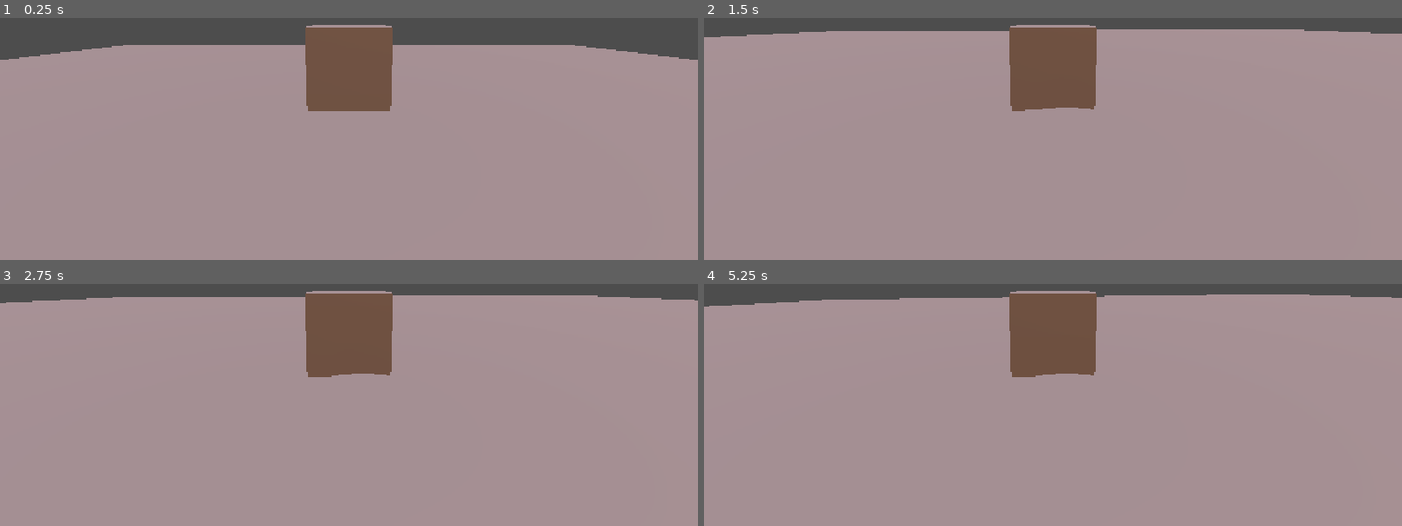
Above: before the commit, frames 1-4 (two rows, left to right).
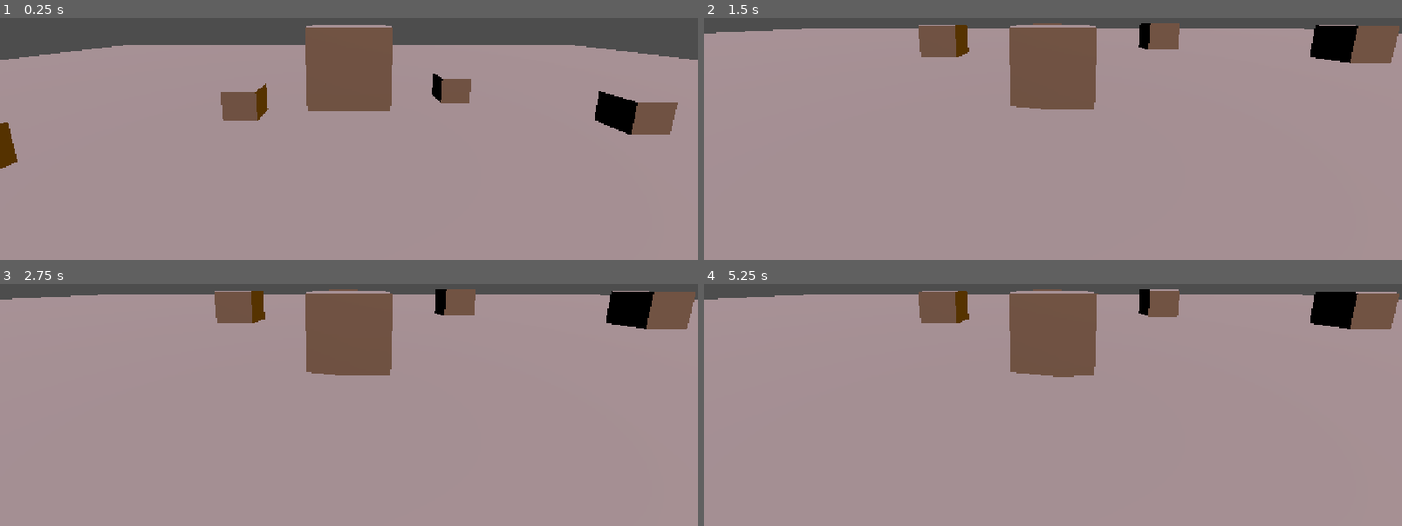
Above: after the commit, the same moments.

Repository: Sgedelta/orbscape
Game: Godot game, scene res://assets/random_bs_go/testing_deforming.tscn
Same seed, same stepped clock (60 frames per second), same inputs: the game is played once before the commit and once after it. The project has no main scene, so this scene is started directly.
Inputs (mouse positions are in pixels of both pictures, inside the frame that each line leads up to):
- Up to frame 1 (0.25 s): no input
- Up to frame 2 (1.5 s): move the mouse to (1206, 44) at 0.52 s; tap Mouse wheel down (backward) at 0.6 s; tap Enter at 1.25 s; move the mouse to (913, 83) at 1.27 s; tap Mouse wheel up (forward) at 1.35 s
- Up to frame 3 (2.75 s): tap Space at 2 s; move the mouse to (outside the picture) at 2.02 s; tap Mouse wheel down (backward) at 2.1 s
- Up to frame 4 (5.25 s): tap Enter at 2.75, 5 s; move the mouse to (1018, 407) at 2.77 s; tap Mouse wheel up (forward) at 2.85, 4.35 s; tap Space at 3.5 s; move the mouse to (1262, 388) at 3.52 s; tap Mouse wheel down (backward) at 3.6, 5.1 s; move the mouse to (outside the picture) at 4.27 s; move the mouse to (1087, 329) at 5.02 s

The runs differ from the first frame. In frame 1, 3.1% of the frame differs, in the area x 0-98%, y 15-63%; in frame 2, 4.0%; in frame 3, 4.0%; in frame 4, 4.4%, in the area x 0-100%, y 2-39%.

Commit message:
holy shit get orbed

Diff:
--- a/assets/random_bs_go/test_player_controller.gd
+++ b/assets/random_bs_go/test_player_controller.gd
@@ -6,16 +6,22 @@
 @export var impulse_to_deform_str : Curve;
 @export var sensitivity = 1.0
 @export var sphere_size = .33;
+@export var dent_str_scalar = 1.0;
+
+var max_impulse = .15;
+var min_impulse = .01;
 
 @onready var mesh_instance = $Mesh
 @onready var mesh = mesh_instance.mesh
 @onready var collider = $Collider
+@onready var engine_mesh = $EngineMesh
 var mdt = MeshDataTool.new()
 
 var accumulated_force = 0.0;
 
 # Called when the node enters the scene tree for the first time.
 func _ready() -> void:
+	engine_mesh.visible = false;
 	square_off()
 	#deform(Vector3(0, -.5, .5), Vector3(0, -1, 1))
 	make_collision_shape()
@@ -41,14 +47,16 @@
 		var normal = state.get_contact_local_normal(i) * global_basis
 		var hit_str = state.get_contact_impulse(i)
 		if hit_str.length_squared() > (impulse_needed_to_deform * impulse_needed_to_deform) :
-			print("contact ", i, " ", pos, " str: ", normal*hit_str)
-			deform_pos += pos;
-			deform_str += normal * impulse_to_deform_str.sample(hit_str.length() - impulse_needed_to_deform)
+			#print("contact ", i, " ", pos, " str: ", normal*hit_str)
+			deform_pos = pos;
+			deform_str = normal * impulse_to_deform_str.sample(hit_str.length() - impulse_needed_to_deform)
 			deform_count += 1
+			deform(deform_pos, deform_str)
+
 
 	if deform_count != 0:
 		deform_pos /= deform_count;
-		deform(deform_pos, deform_str)
+		#deform(deform_pos, deform_str)
 		make_collision_shape()
 	pass
 
@@ -75,10 +83,16 @@
 
 	for i in range(mdt.get_vertex_count()):
 		var vert = mdt.get_vertex(i)
-		vert += deform_str * force_falloff.sample(vert.distance_to(localCoord))
+		var original_vert = vert
+		var impulse = deform_str * force_falloff.sample(vert.distance_to(localCoord))
+		impulse = impulse.normalized() *  clampf(impulse.length(), 0, max_impulse)
+		if(impulse.length_squared() < min_impulse * min_impulse):
+			continue;
+		vert += impulse * dent_str_scalar
+
 		# force to be sphere, if we want to force to another shape we have to do math about it
 		if(vert.length() < sphere_size):
-			vert = vert.normalized() * sphere_size
+			vert = original_vert.normalized() * sphere_size
 		mdt.set_vertex(i, vert)
 
 	# fix normals face by face
--- a/assets/random_bs_go/testing_deforming.tscn
+++ b/assets/random_bs_go/testing_deforming.tscn
@@ -8,13 +8,17 @@
 [sub_resource type="BoxShape3D" id="BoxShape3D_bnkmg"]
 size = Vector3(50, 0.2, 50)
 
-[sub_resource type="Curve" id="Curve_p7kt0"]
-_data = [Vector2(0, 0.8651686), 0.0, -1.9734423, 0, 0, Vector2(0.55706525, 0), -1.676284, 0.0, 0, 0]
+[sub_resource type="BoxMesh" id="BoxMesh_4xiot"]
+
+[sub_resource type="BoxShape3D" id="BoxShape3D_p7kt0"]
+
+[sub_resource type="Curve" id="Curve_51tfg"]
+_data = [Vector2(0, 1), 0.0, -1.3333333, 0, 1, Vector2(0.75, 0), 0.0, 0.0, 0, 0]
 point_count = 2
 
 [sub_resource type="Curve" id="Curve_leiga"]
 _limits = [0.0, 1.0, 0.0, 10.0]
-_data = [Vector2(0, 0), 0.0, 0.0, 0, 0, Vector2(1, 0.05), 0.050000004, 0.008904108, 1, 1, Vector2(10, 0.13013697), 0.008904108, 0.0, 1, 0]
+_data = [Vector2(0, 0), 0.0, 0.075, 0, 1, Vector2(1, 0.075), 0.075, 0.008333334, 1, 1, Vector2(10, 0.15), 0.008333334, 0.0, 1, 0]
 point_count = 3
 
 [sub_resource type="ArrayMesh" id="ArrayMesh_4xiot"]
@@ -22,7 +26,7 @@
 [sub_resource type="BoxMesh" id="BoxMesh_27m30"]
 
 [node name="Node3D" type="Node3D" unique_id=1809632497]
-transform = Transform3D(1, 0, 0, 0, 0.99232864, -0.12362807, 0, 0.12362807, 0.99232864, 0, -15.769821, 0)
+transform = Transform3D(1, 0, 0, 0, 1, 0, 0, 0, 1, 0, -15.769821, 0)
 
 [node name="Floor" type="StaticBody3D" parent="." unique_id=1116545049]
 
@@ -31,6 +35,78 @@
 
 [node name="CollisionShape3D" type="CollisionShape3D" parent="Floor" unique_id=330389131]
 shape = SubResource("BoxShape3D_bnkmg")
+
+[node name="Obstacle" type="StaticBody3D" parent="." unique_id=267862735]
+transform = Transform3D(1, 0, 0, 0, 1, 0, 0, 0, 1, -7.4537473, 0.48771, -1.0173864)
+
+[node name="MeshInstance3D" type="MeshInstance3D" parent="Obstacle" unique_id=46579787]
+mesh = SubResource("BoxMesh_4xiot")
+
+[node name="CollisionShape3D" type="CollisionShape3D" parent="Obstacle" unique_id=128140521]
+shape = SubResource("BoxShape3D_p7kt0")
+
+[node name="Obstacle2" type="StaticBody3D" parent="." unique_id=982632442]
+transform = Transform3D(1, 0, 0, 0, 1, 0, 0, 0, 1, 7.7440457, 0.48771, -3.2400227)
+
+[node name="MeshInstance3D" type="MeshInstance3D" parent="Obstacle2" unique_id=190368968]
+mesh = SubResource("BoxMesh_4xiot")
+
+[node name="CollisionShape3D" type="CollisionShape3D" parent="Obstacle2" unique_id=1890992318]
+shape = SubResource("BoxShape3D_p7kt0")
+
+[node name="Obstacle3" type="StaticBody3D" parent="." unique_id=749093575]
+transform = Transform3D(1, 0, 0, 0, 1, 0, 0, 0, 1, -3.45188, 0.48771, 5.638526)
+
+[node name="MeshInstance3D" type="MeshInstance3D" parent="Obstacle3" unique_id=1709427521]
+mesh = SubResource("BoxMesh_4xiot")
+
+[node name="CollisionShape3D" type="CollisionShape3D" parent="Obstacle3" unique_id=866033497]
+shape = SubResource("BoxShape3D_p7kt0")
+
+[node name="Obstacle4" type="StaticBody3D" parent="." unique_id=756388600]
+transform = Transform3D(1, 0, 0, 0, 1, 0, 0, 0, 1, -3.171104, 0.48771, -4.1403303)
+
+[node name="MeshInstance3D" type="MeshInstance3D" parent="Obstacle4" unique_id=551711379]
+mesh = SubResource("BoxMesh_4xiot")
+
+[node name="CollisionShape3D" type="CollisionShape3D" parent="Obstacle4" unique_id=1034913831]
+shape = SubResource("BoxShape3D_p7kt0")
+
+[node name="Obstacle5" type="StaticBody3D" parent="." unique_id=1290429701]
+transform = Transform3D(1, 0, 0, 0, 1, 0, 0, 0, 1, 2.686604, 0.48771, 4.8810654)
+
+[node name="MeshInstance3D" type="MeshInstance3D" parent="Obstacle5" unique_id=903797242]
+mesh = SubResource("BoxMesh_4xiot")
+
+[node name="CollisionShape3D" type="CollisionShape3D" parent="Obstacle5" unique_id=93373837]
+shape = SubResource("BoxShape3D_p7kt0")
+
+[node name="Obstacle6" type="StaticBody3D" parent="." unique_id=1835353535]
+transform = Transform3D(1, 0, 0, 0, 1, 0, 0, 0, 1, 3.7624836, 0.48771, -5.7788687)
+
+[node name="MeshInstance3D" type="MeshInstance3D" parent="Obstacle6" unique_id=1811866483]
+mesh = SubResource("BoxMesh_4xiot")
+
+[node name="CollisionShape3D" type="CollisionShape3D" parent="Obstacle6" unique_id=1146942489]
+shape = SubResource("BoxShape3D_p7kt0")
+
+[node name="Obstacle7" type="StaticBody3D" parent="." unique_id=797830677]
+transform = Transform3D(1, 0, 0, 0, 1, 0, 0, 0, 1, -0.19306481, 0.48771, -5.9125237)
+
+[node name="MeshInstance3D" type="MeshInstance3D" parent="Obstacle7" unique_id=1279370631]
+mesh = SubResource("BoxMesh_4xiot")
+
+[node name="CollisionShape3D" type="CollisionShape3D" parent="Obstacle7" unique_id=1215954554]
+shape = SubResource("BoxShape3D_p7kt0")
+
+[node name="Obstacle8" type="StaticBody3D" parent="." unique_id=1603056435]
+transform = Transform3D(1, 0, 0, 0, 1, 0, 0, 0, 1, -0.19306481, 0.48771, 4.661368)
+
+[node name="MeshInstance3D" type="MeshInstance3D" parent="Obstacle8" unique_id=1206270323]
+mesh = SubResource("BoxMesh_4xiot")
+
+[node name="CollisionShape3D" type="CollisionShape3D" parent="Obstacle8" unique_id=603968440]
+shape = SubResource("BoxShape3D_p7kt0")
 
 [node name="DirectionalLight3D" type="DirectionalLight3D" parent="." unique_id=797541067]
 transform = Transform3D(1, 0, 0, 0, 0.18595408, 0.9825584, 0, -0.9825584, 0.18595408, 0, 4.8738756, 0)
@@ -47,18 +123,26 @@
 max_contacts_reported = 8
 script = ExtResource("1_p7kt0")
 subdivisions = 15
-force_falloff = SubResource("Curve_p7kt0")
+force_falloff = SubResource("Curve_51tfg")
 impulse_to_deform_str = SubResource("Curve_leiga")
 sensitivity = 10.0
+dent_str_scalar = 0.75
 
 [node name="Mesh" type="MeshInstance3D" parent="RigidBody3D" unique_id=1424761749]
 mesh = SubResource("ArrayMesh_4xiot")
 
 [node name="Collider" type="CollisionShape3D" parent="RigidBody3D" unique_id=521172266]
 
-[node name="Camera3D" type="Camera3D" parent="RigidBody3D" unique_id=790170099]
+[node name="EngineMesh" type="MeshInstance3D" parent="RigidBody3D" unique_id=1960673613]
+mesh = SubResource("BoxMesh_27m30")
+
+[node name="RemoteTransform3D" type="RemoteTransform3D" parent="RigidBody3D" unique_id=459120901]
+remote_path = NodePath("../../CameraController")
+update_rotation = false
+update_scale = false
+
+[node name="CameraController" type="Node3D" parent="." unique_id=126044423]
+transform = Transform3D(1, 0, 0, 0, 1, 0, 0, 0, 1, 0, 2.7584229, 0)
+
+[node name="Camera3D" type="Camera3D" parent="CameraController" unique_id=2139276475]
 transform = Transform3D(1, 0, 0, 0, 0.9841072, 0.17757529, 0, -0.17757529, 0.9841072, 0, 0.5988345, 3.4073458)
-
-[node name="Non-DeformMesh" type="MeshInstance3D" parent="RigidBody3D" unique_id=1960673613]
-visible = false
-mesh = SubResource("BoxMesh_27m30")
